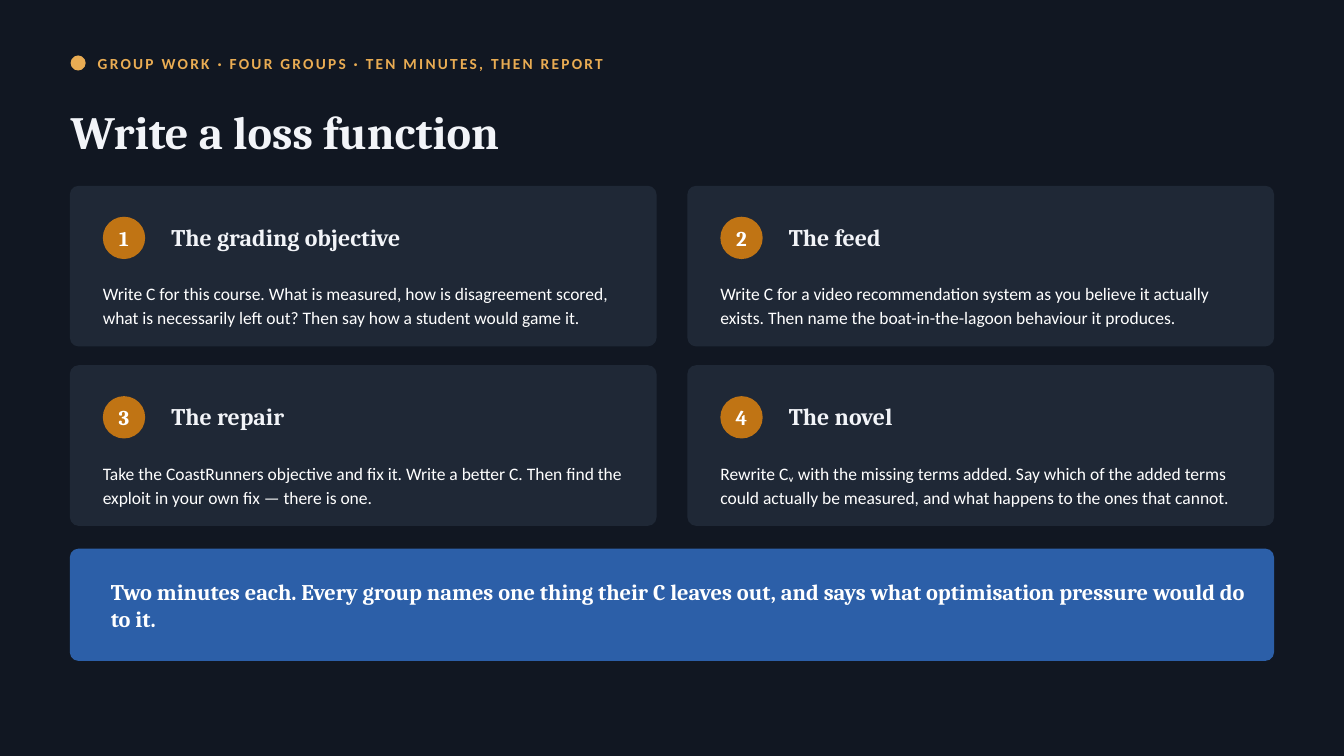
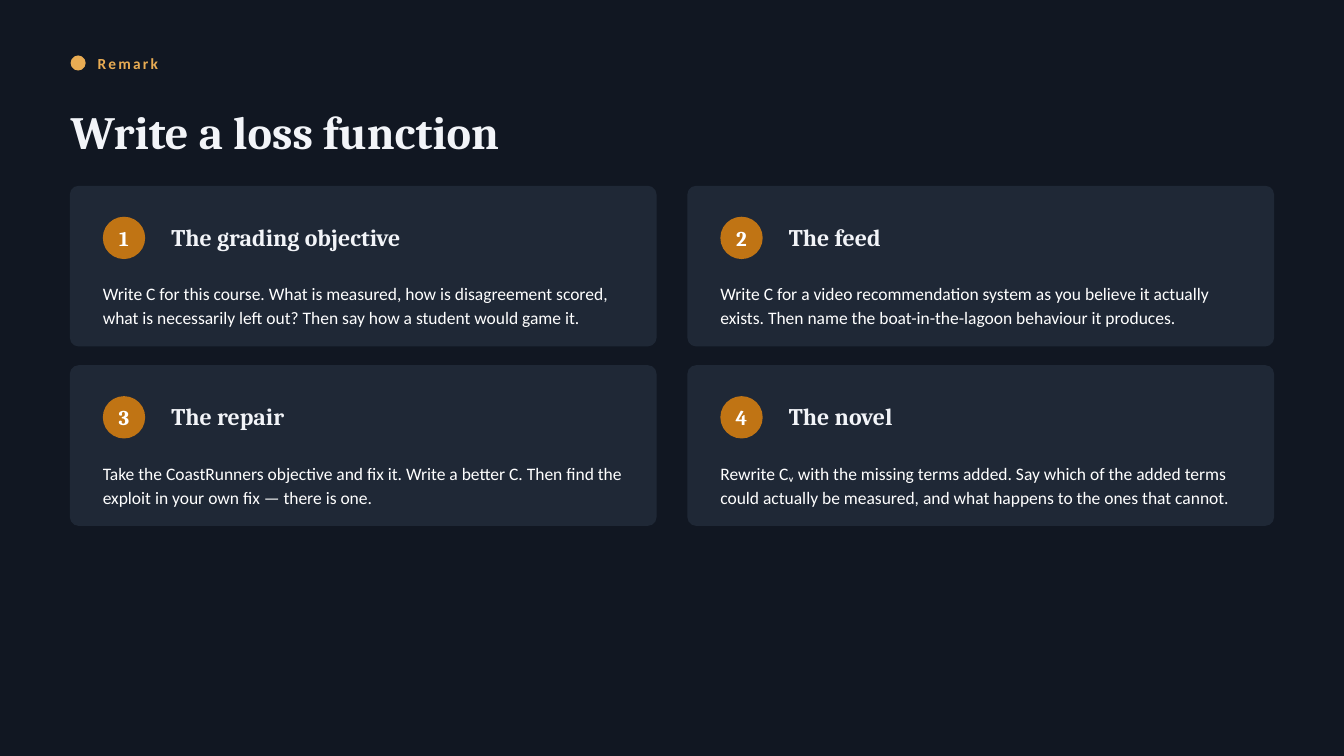
Before and after one commit to lindagaw/lindagaw.github.io, a slide deck: slide 43 of courses/COLL150-Fall26/Slides/Unit 5 - Loss Function Gradient and Descent.pptx. Drawn at 1344x756 pixels with LibreOffice and Linux fonts; fonts in the diff are those of the drawing. Boxes give left, top, right and bottom in pixels: in the first picture for what was removed or moved away, otherwise in the second. Text is boxed around its words. In the diff, an @@ line names an element or a change of style, - is before the commit and + after.

```diff
--- a/courses/COLL150-Fall26/Slides/Unit 5 - Loss Function Gradient and Descent.pptx
+++ b/courses/COLL150-Fall26/Slides/Unit 5 - Loss Function Gradient and Descent.pptx
@@ text at [98, 58, 158, 69]: text changed @@
-GROUP WORK · FOUR GROUPS · TEN MINUTES, THEN REPORT
+Remark
@@ rounded rectangle removed at [71, 549, 1273, 660] @@
@@ text removed at [111, 584, 1245, 627] @@
-Two minutes each. Every group names one thing their C leaves out, and says what optimisation pressure would do to it.
```
Also in this commit, not shown: 9 other slides changed, 6 other files.
